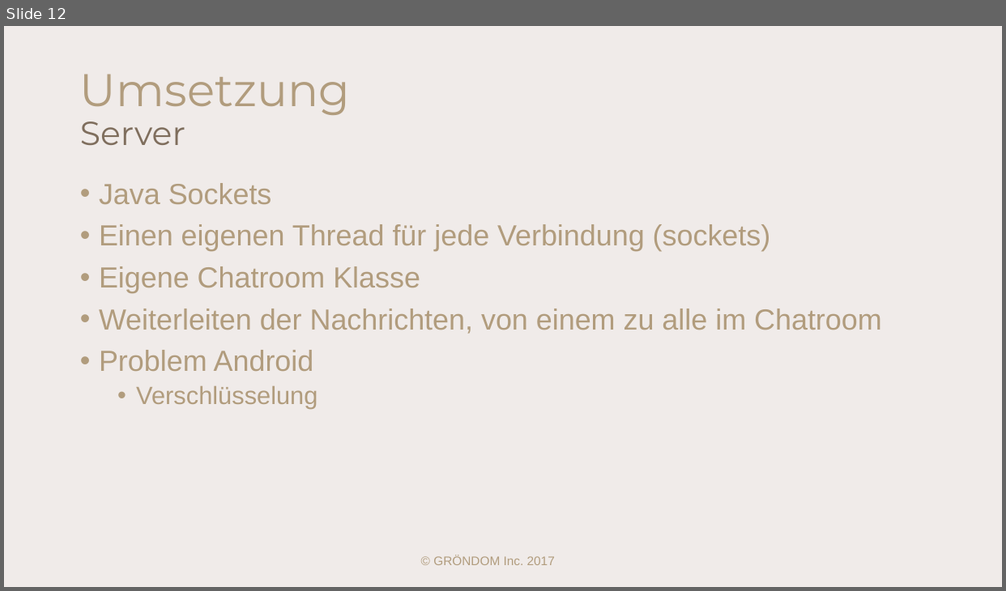
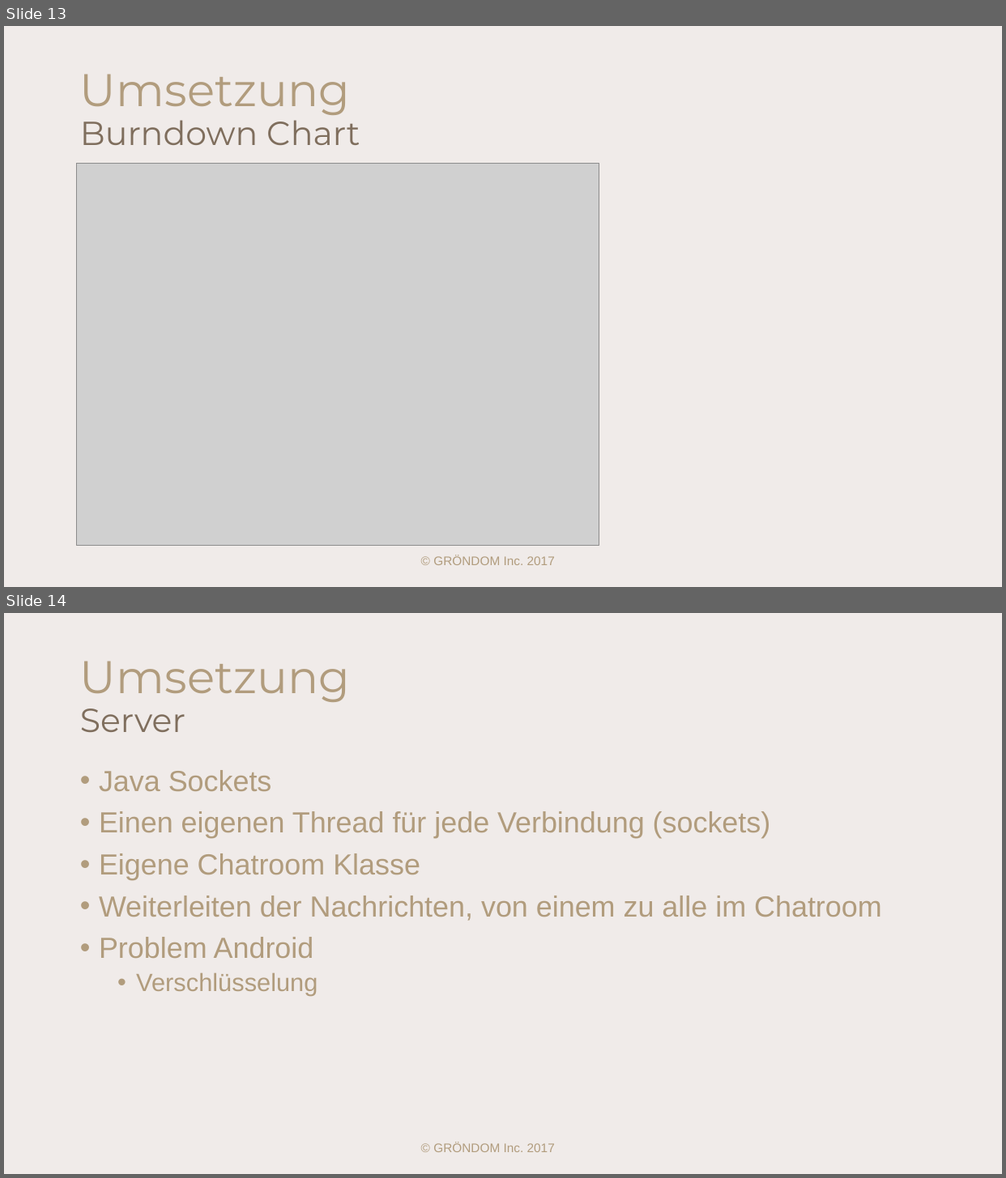
Before and after one commit to GAEBE2/GR-NDOM, a slide deck: documentation/specifications/GRÖNDOM_Präsentation.pptx. Shown one above the other, each under a label of ours: slide 12 before the commit, slides 13 and 14 after it. The pictures are 1006x591 and 1006x1178 pixels, drawn with LibreOffice and Linux fonts; fonts in the diff are those of the drawing; grey boxes stand for pictures. Boxes give left, top, right and bottom in pixels: in the first picture for what was removed or moved away, otherwise in the second. Text is boxed around its words. In the diff, an @@ line names an element or a change of style, - is before the commit and + after.

```diff
--- a/documentation/specifications/GRÖNDOM_Präsentation.pptx
+++ b/documentation/specifications/GRÖNDOM_Präsentation.pptx
@@ slide 13 added at (4,26,1002,587), background #B89C91 at 20% opacity @@
@@ title added at (80,74,360,145), 32 pt, text #7F6E5D @@
+Umsetzung
+Burndown Chart
@@ picture added at (76,164,599,545) @@
@@ text added at (433,556,555,565), 12 pt, text #B19C7D @@
+© GRÖNDOM Inc. 2017
@@ what was slide 12 is now slide 14 @@
```
Also in this commit, not shown: 2 slides changed, 1 other slide added, 1 other file.
